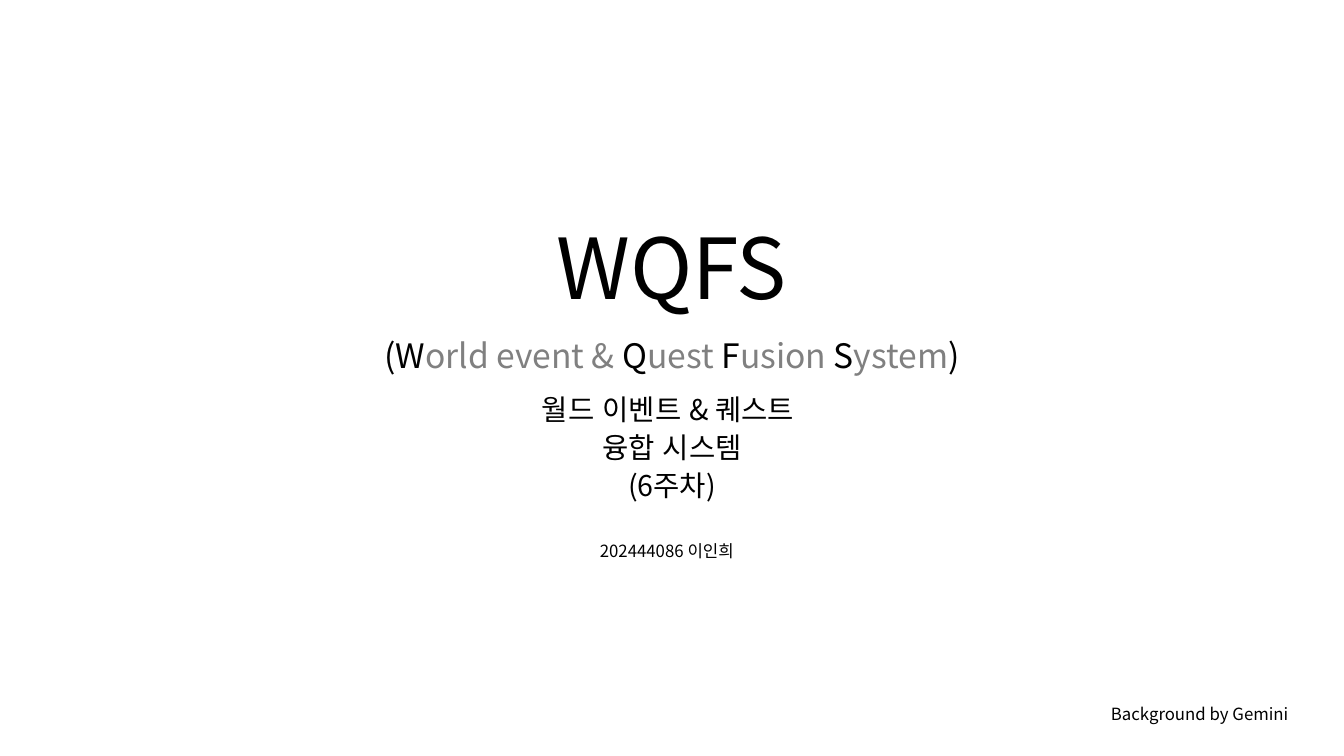
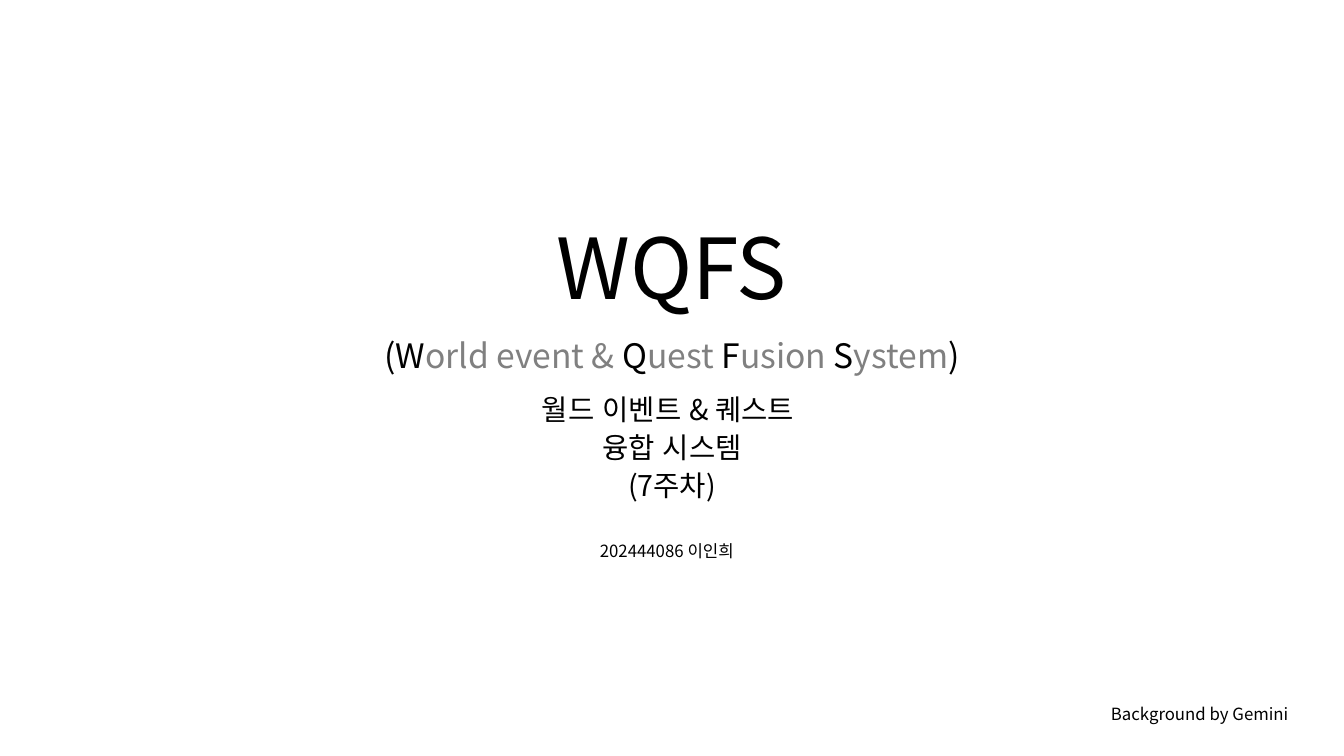
Before and after one commit to rennOobayashi/WQFS, a slide deck: slide 1 of WQFS.pptx. Drawn at 1344x756 pixels with LibreOffice and Linux fonts; fonts in the diff are those of the drawing; background and template pictures are left out. Boxes give left, top, right and bottom in pixels: in the first picture for what was removed or moved away, otherwise in the second. Text is boxed around its words. In the diff, an @@ line names an element or a change of style, - is before the commit and + after.

```diff
--- a/WQFS.pptx
+++ b/WQFS.pptx
@@ text at (628, 472, 716, 502): text changed @@
-(6주차)
+(7주차)
```
Also in this commit, not shown: 2 other slides changed, 2 slides added, 1 slide removed, 13 other files.
